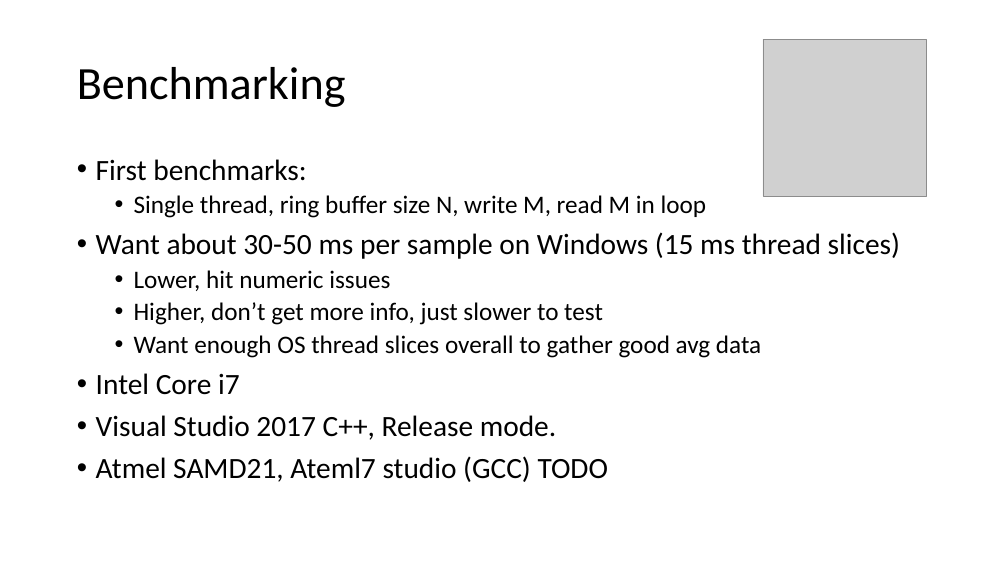
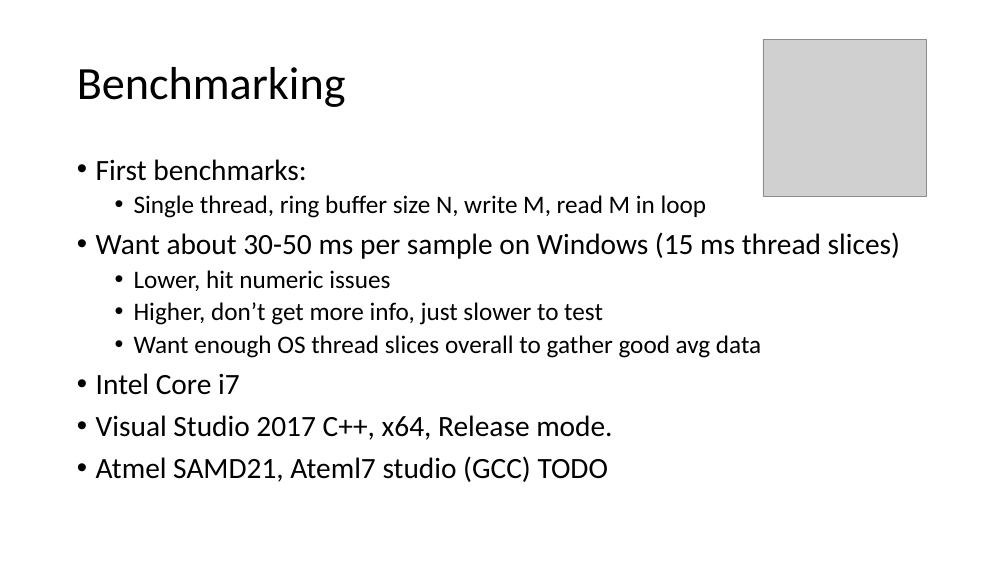
Before and after one commit to ChrisLomont/RingBuffer, a slide deck: slide 13 of Making a Ringbuffer.pptx. Drawn at 1008x567 pixels with LibreOffice and Linux fonts; fonts in the diff are those of the drawing; grey boxes stand for pictures. Boxes give left, top, right and bottom in pixels: in the first picture for what was removed or moved away, otherwise in the second. Text is boxed around its words. In the diff, an @@ line names an element or a change of style, - is before the commit and + after.

```diff
--- a/Making a Ringbuffer.pptx
+++ b/Making a Ringbuffer.pptx
@@ text at (96,415,612,440): text changed @@
-• Visual Studio 2017 C++, Release mode.
+• Visual Studio 2017 C++, x64, Release mode.
```
Also in this commit, not shown: 8 other slides changed, 8 slides added, 3 slides removed, 4 other files.
